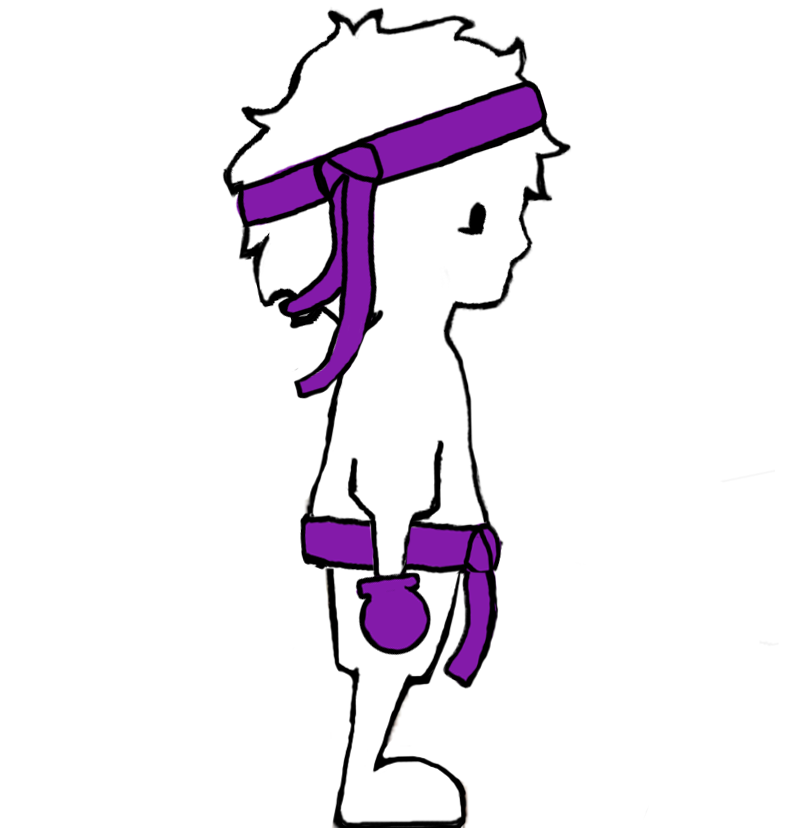
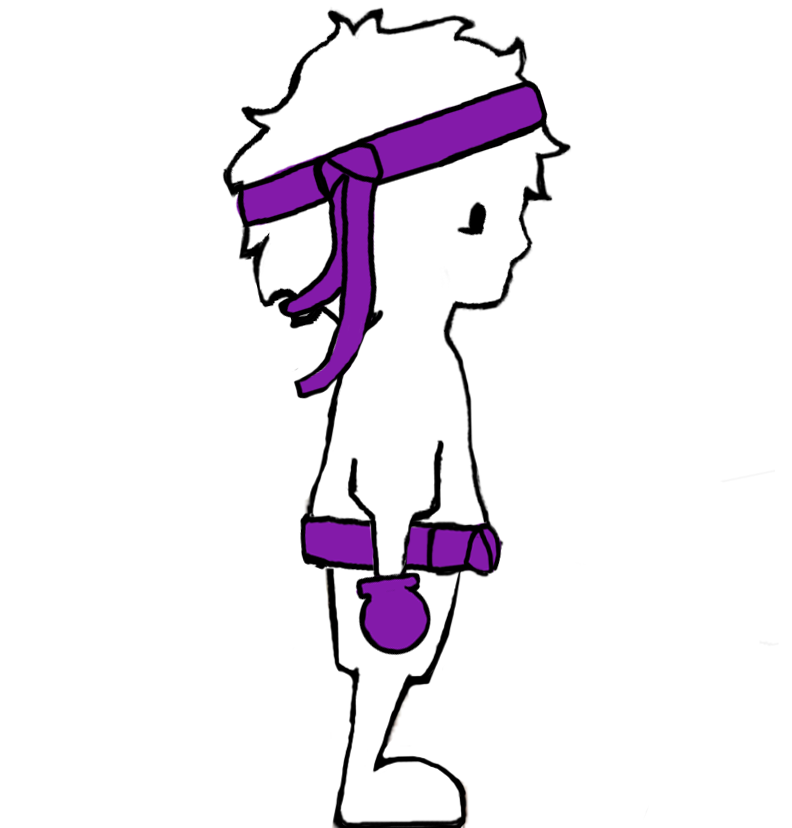
Layer changes from the first w=792, h=828 image to the second:
painted on "Layer 4" over (x1=426, y1=520, x2=499, y2=689)
